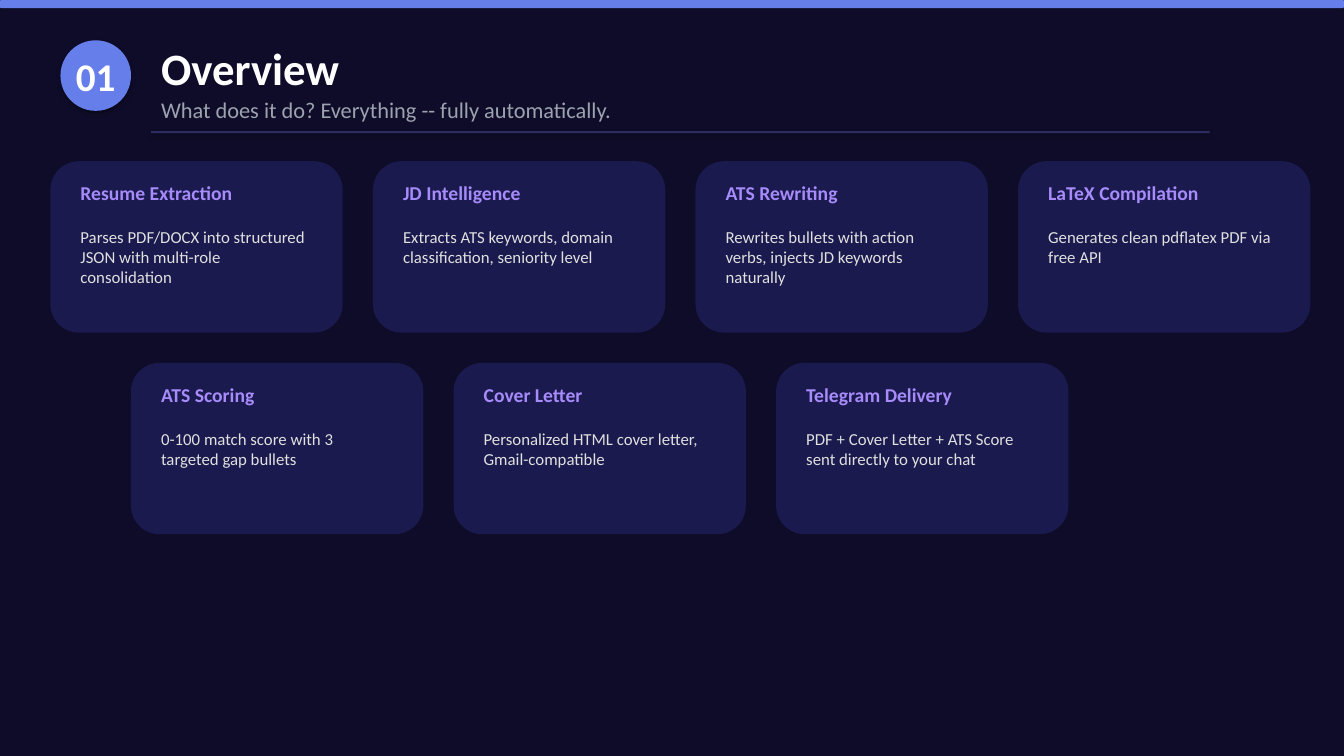
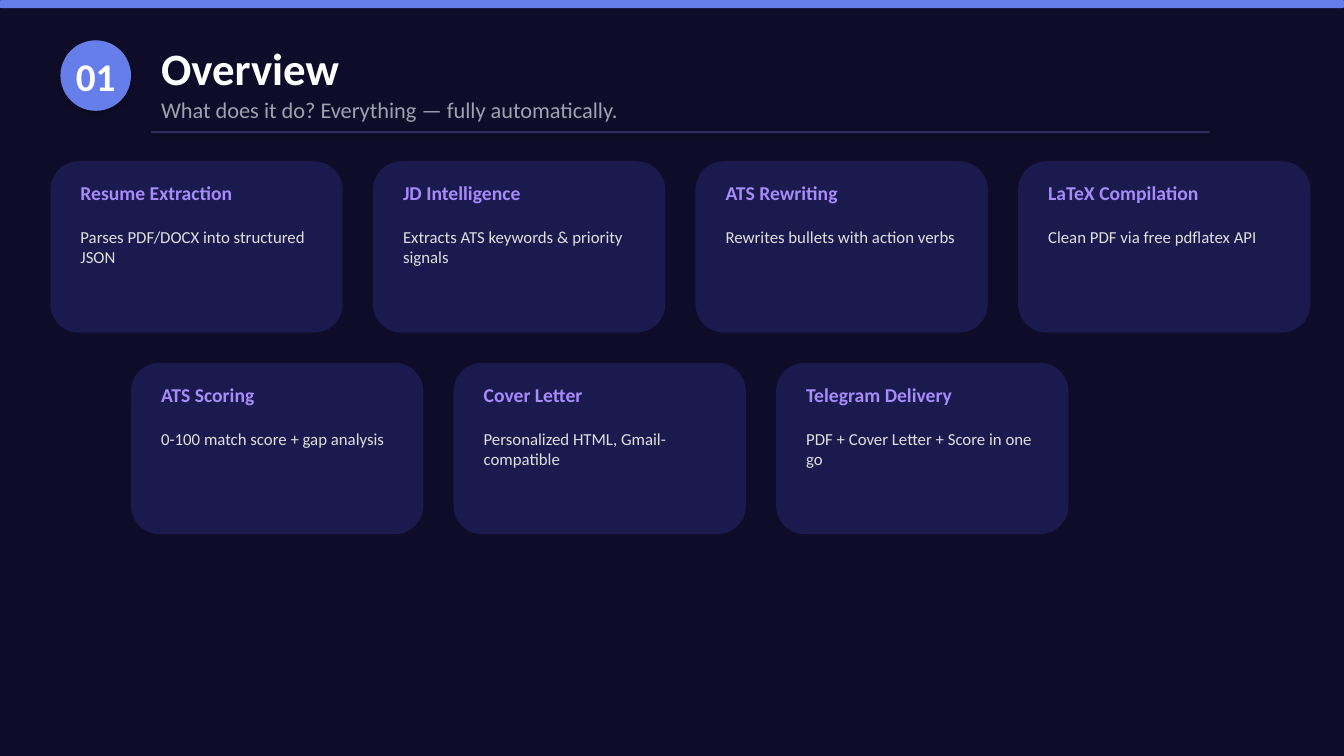
Before and after one commit to nitinkumar30/aiResumeOptimizer, a slide deck: slide 2 of AI_Resume_Optimizer_Presentation.pptx. Drawn at 1344x756 pixels with LibreOffice and Linux fonts; fonts in the diff are those of the drawing. Boxes give left, top, right and bottom in pixels: in the first picture for what was removed or moved away, otherwise in the second. Text is boxed around its words. In the diff, an @@ line names an element or a change of style, - is before the commit and + after.

```diff
--- a/AI_Resume_Optimizer_Presentation.pptx
+++ b/AI_Resume_Optimizer_Presentation.pptx
@@ text at (161, 102, 618, 122): text changed @@
-What does it do? Everything -- fully automatically.
+What does it do? Everything — fully automatically.
@@ text at (80, 231, 305, 263): text changed @@
-Parses PDF/DOCX into structured JSON with multi-role consolidation
+Parses PDF/DOCX into structured JSON
@@ text at (403, 231, 622, 266): text changed @@
-Extracts ATS keywords, domain classification, seniority level
+Extracts ATS keywords & priority signals
@@ text at (726, 231, 955, 243): text changed @@
-Rewrites bullets with action verbs, injects JD keywords naturally
+Rewrites bullets with action verbs
@@ text at (1048, 231, 1257, 246): text changed @@
-Generates clean pdflatex PDF via free API
+Clean PDF via free pdflatex API
@@ text at (161, 433, 384, 448): text changed @@
-0-100 match score with 3 targeted gap bullets
+0-100 match score + gap analysis
@@ text at (484, 433, 666, 468): text changed @@
-Personalized HTML cover letter, Gmail-compatible
+Personalized HTML, Gmail-compatible
@@ text at (806, 433, 1032, 468): text changed @@
-PDF + Cover Letter + ATS Score sent directly to your chat
+PDF + Cover Letter + Score in one go
```
Also in this commit, not shown: 10 other slides changed, 2 slides added, 1 slide removed, 8 other files.
